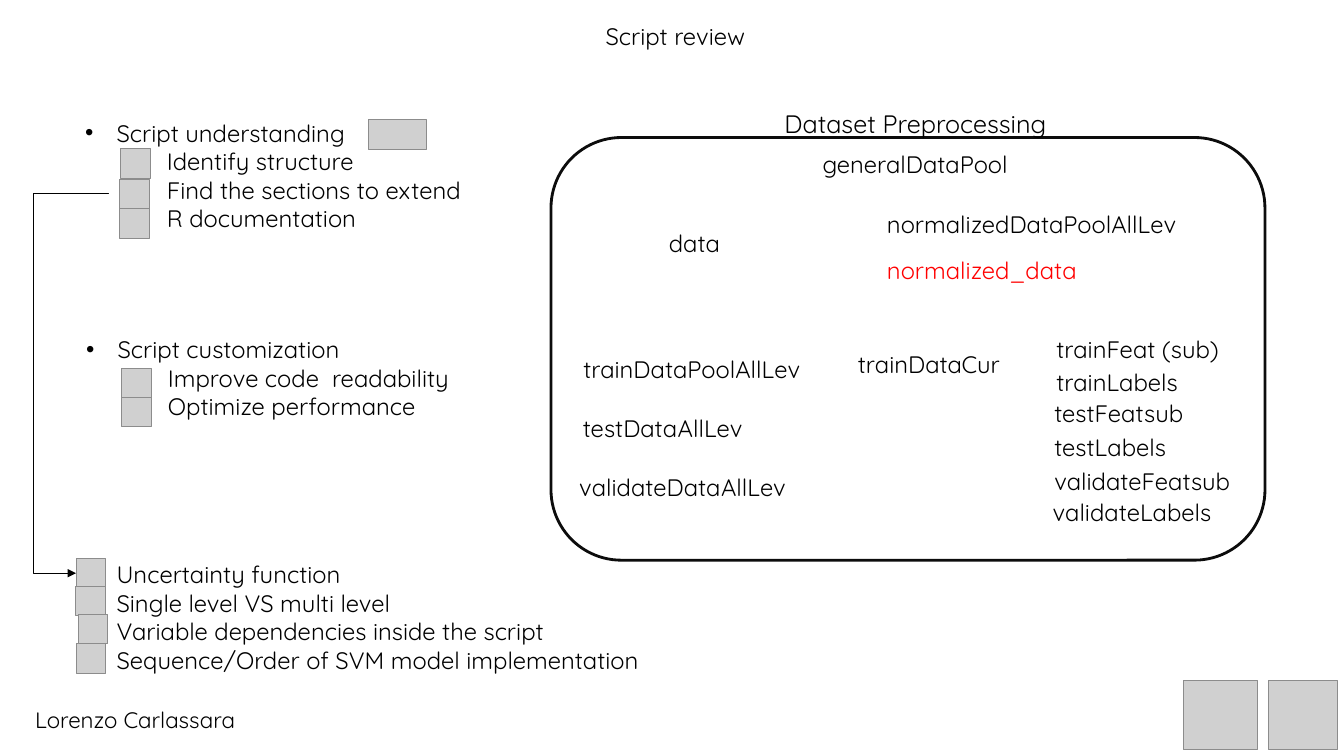
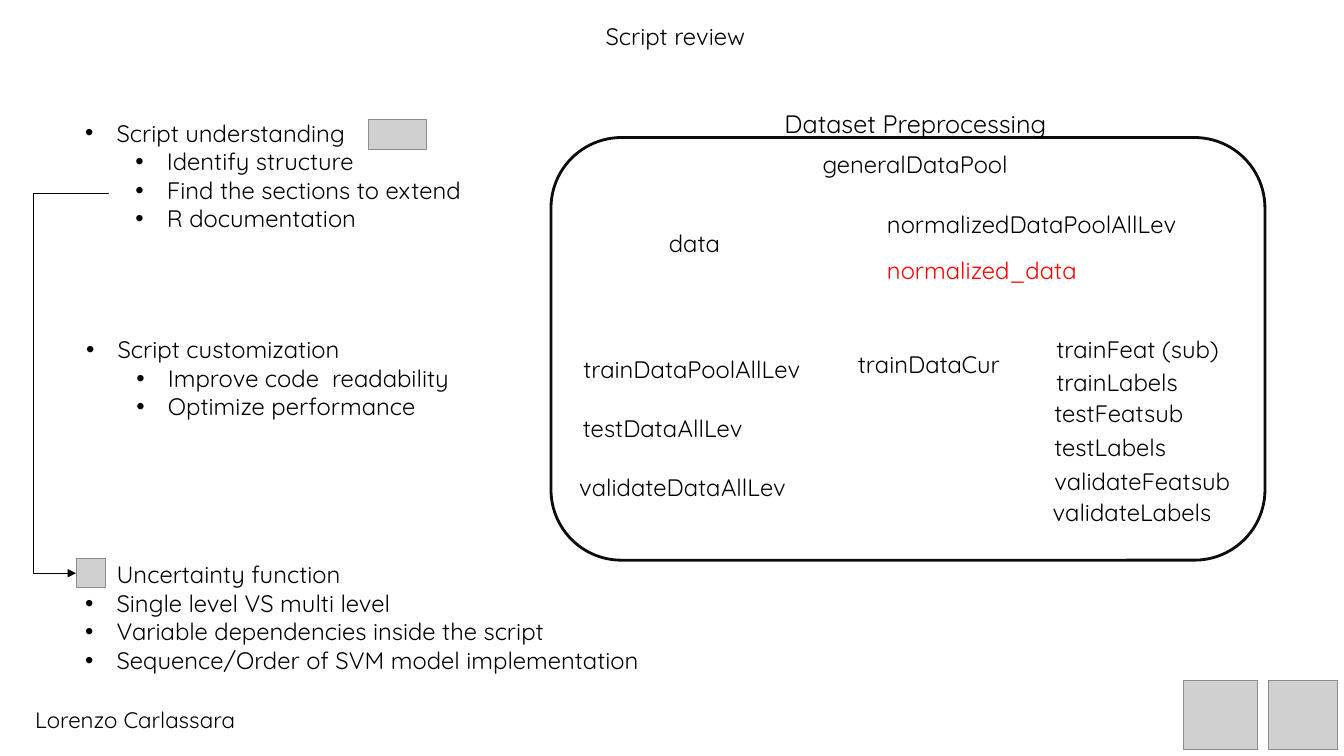
Before and after one commit to carls31/active-learning-virtual-SVM, a slide deck: slide 5 of presentation_CARLASSARA_10601118.pptx. Drawn at 1344x756 pixels with LibreOffice and Linux fonts; fonts in the diff are those of the drawing; grey boxes stand for pictures. Boxes give left, top, right and bottom in pixels: in the first picture for what was removed or moved away, otherwise in the second. Text is boxed around its words. In the diff, an @@ line names an element or a change of style, - is before the commit and + after.

```diff
--- a/presentation_CARLASSARA_10601118.pptx
+++ b/presentation_CARLASSARA_10601118.pptx
@@ picture removed at box(121, 149, 150, 178) @@
@@ picture removed at box(120, 179, 149, 209) @@
@@ picture removed at box(120, 209, 149, 238) @@
@@ picture removed at box(122, 369, 151, 398) @@
@@ picture removed at box(122, 397, 151, 426) @@
@@ picture removed at box(76, 587, 105, 616) @@
@@ picture removed at box(78, 614, 107, 643) @@
@@ picture removed at box(77, 644, 106, 674) @@
```
Also in this commit, not shown: 3 other slides changed.
